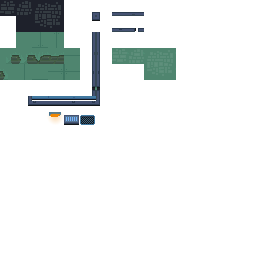
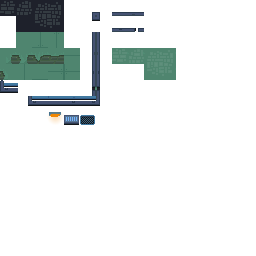
Layer changes from the first 256 x 256 image to the second:
added layer "Layer 26" above "Layer 25" over [0, 80, 18, 93]
